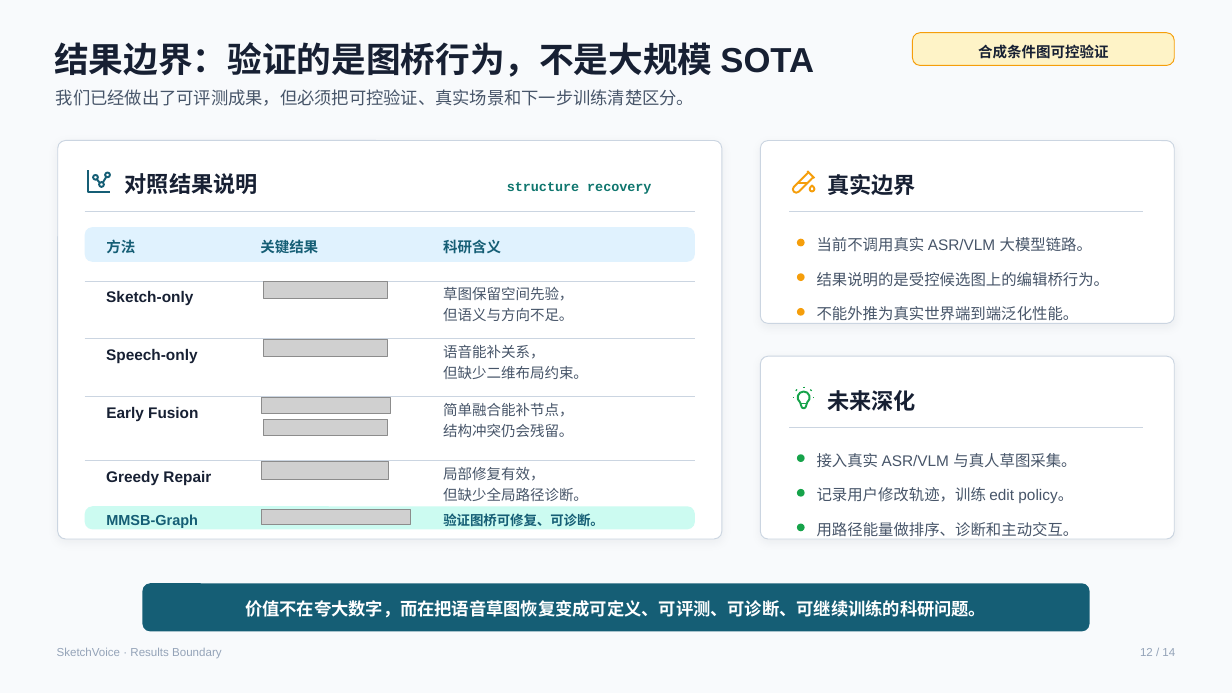
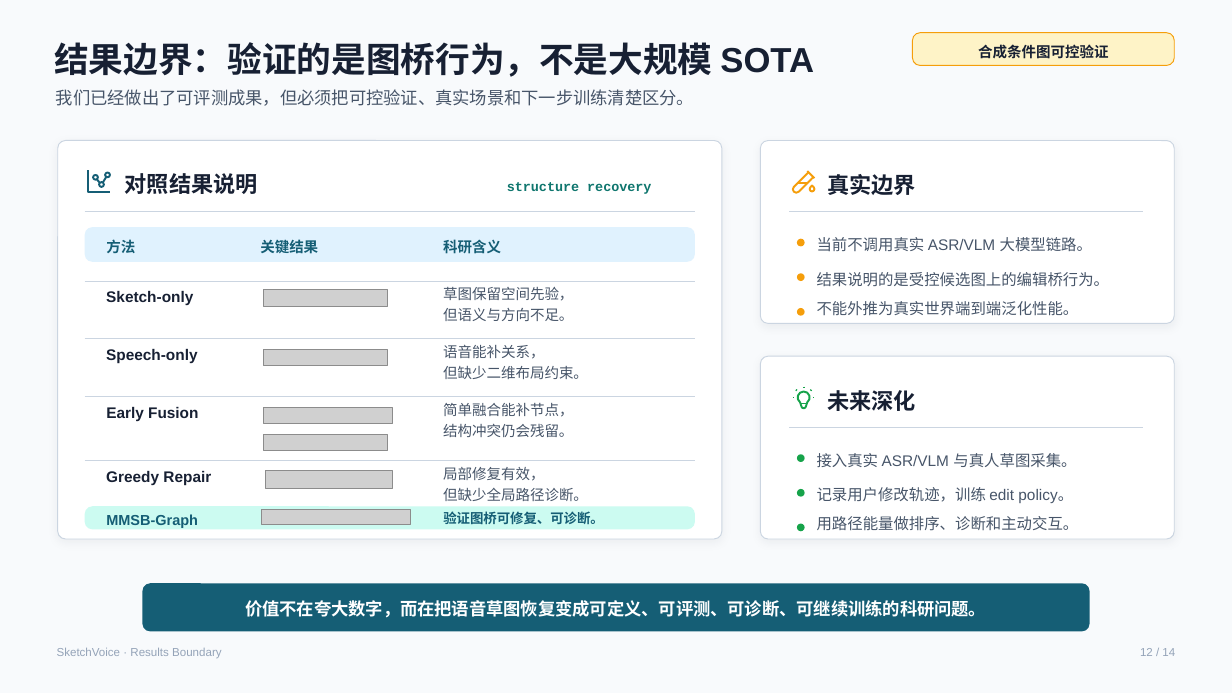
Before and after one commit to zane-gao/voice_BIG, a slide deck: slide 12 of projects/sketchvoice-mmsb-graph-product-defense_ppt169_20260614/exports/sketchvoice-mmsb-graph-product-defense_20260614_162618.pptx. Drawn at 1232x693 pixels with LibreOffice and Linux fonts; fonts in the diff are those of the drawing; grey boxes stand for pictures. Boxes give left, top, right and bottom in pixels: in the first picture for what was removed or moved away, otherwise in the second. Text is boxed around its words. In the diff, an @@ line names an element or a change of style, - is before the commit and + after.

```diff
--- a/projects/sketchvoice-mmsb-graph-product-defense_ppt169_20260614/exports/sketchvoice-mmsb-graph-product-defense_20260614_162618.pptx
+++ b/projects/sketchvoice-mmsb-graph-product-defense_ppt169_20260614/exports/sketchvoice-mmsb-graph-product-defense_20260614_162618.pptx
@@ text "不能外推为真实世界端到端泛化性能。": place and size @@
-text "不能外推为真实世界端到端泛化性能。" at (817, 306, 1079, 324)
+text "不能外推为真实世界端到端泛化性能。" at (817, 301, 1079, 316)
@@ 3 pictures: place and size @@
-3 pictures at (262, 282, 391, 414)
+3 pictures at (263, 290, 393, 424)
@@ picture: place and size @@
-picture at (263, 420, 387, 436)
+picture at (263, 434, 387, 451)
@@ picture: place and size @@
-picture at (262, 462, 389, 480)
+picture at (265, 471, 393, 489)
@@ text "用路径能量做排序、诊断和主动交互。": place and size @@
-text "用路径能量做排序、诊断和主动交互。" at (817, 522, 1079, 537)
+text "用路径能量做排序、诊断和主动交互。" at (817, 516, 1079, 531)
```
Also in this commit, not shown: 10 other slides changed.
